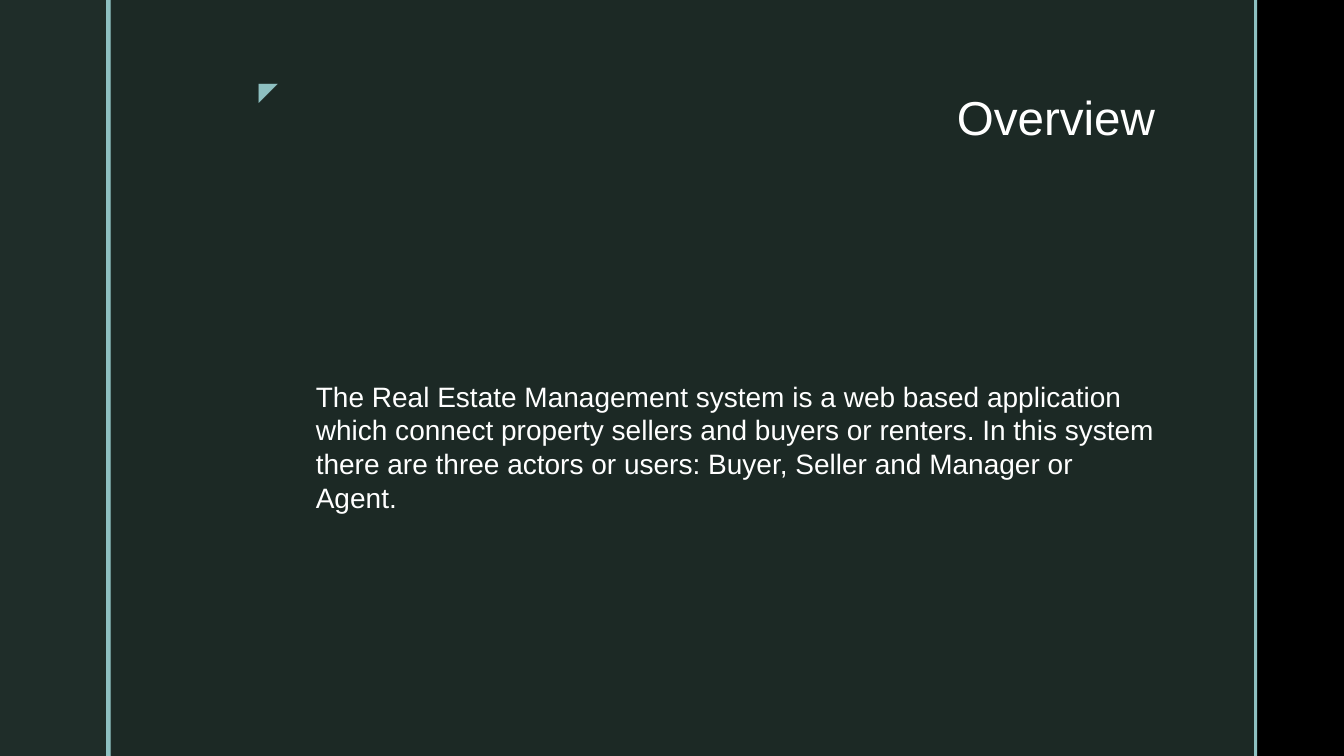
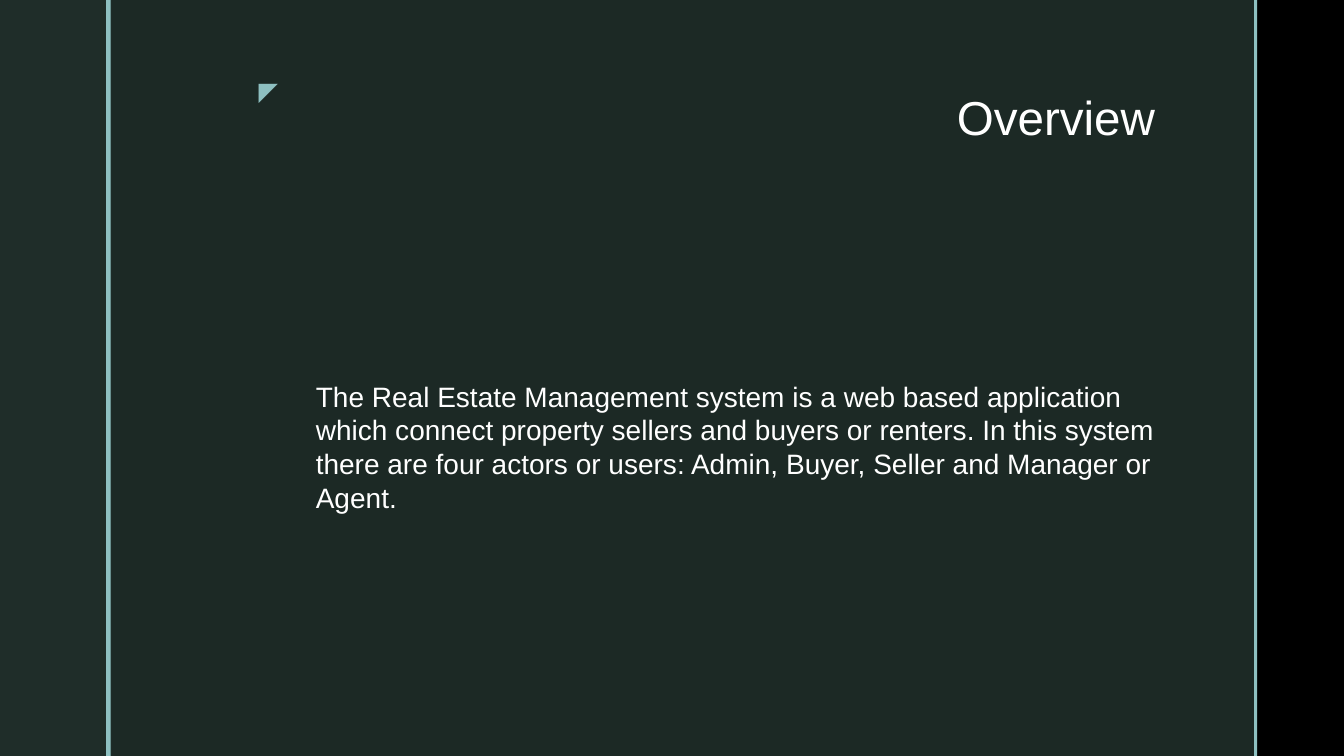
Before and after one commit to tuvshinbt/RealStateManagement, a slide deck: slide 3 of doc/Project presentation.pptx. Drawn at 1344x756 pixels with LibreOffice and Linux fonts; fonts in the diff are those of the drawing; background and template pictures are left out. Boxes give left, top, right and bottom in pixels: in the first picture for what was removed or moved away, otherwise in the second. Text is boxed around its words. In the diff, an @@ line names an element or a change of style, - is before the commit and + after.

```diff
--- a/doc/Project presentation.pptx
+++ b/doc/Project presentation.pptx
@@ text at [316, 386, 1154, 513]: text changed @@
-The Real Estate Management system is a web based application which connect property sellers and buyers or renters. In this system there are three actors or users: Buyer, Seller and Manager or Agent.
+The Real Estate Management system is a web based application which connect property sellers and buyers or renters. In this system there are four actors or users: Admin, Buyer, Seller and Manager or Agent.
```
Also in this commit, not shown: 5 other slides changed, 2 slides added.
